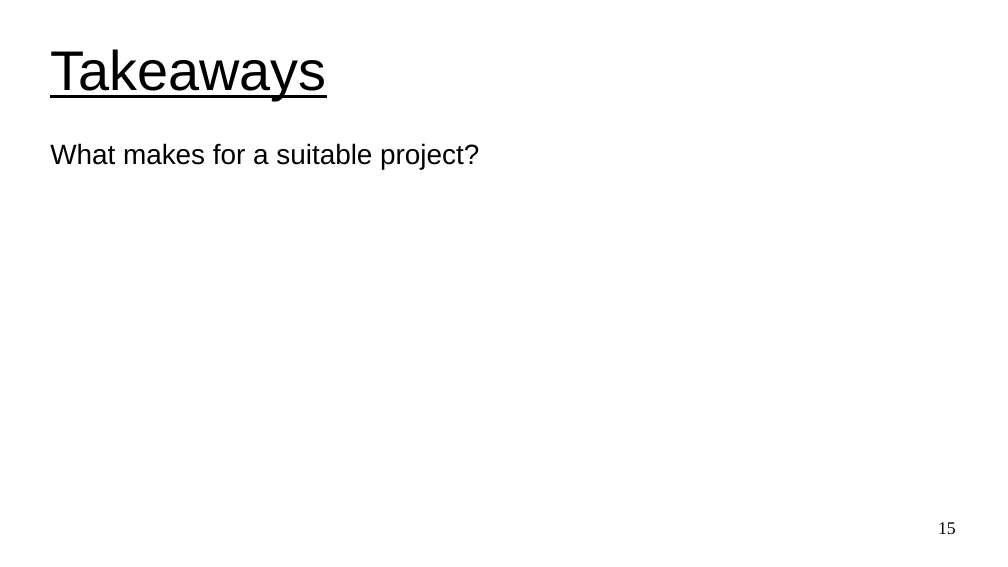
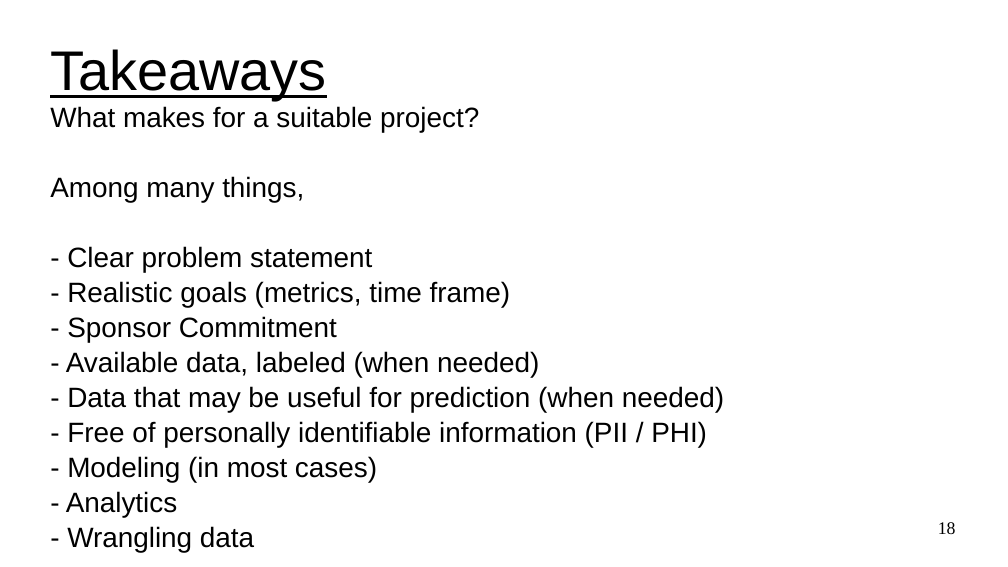
Before and after one commit to UVADS/ds6011, a slide deck: slide 18 of 02_project_discovery.ppt (slide 15 before the commit). Drawn at 1008x567 pixels with LibreOffice and Linux fonts; fonts in the diff are those of the drawing. Boxes give left, top, right and bottom in pixels: in the first picture for what was removed or moved away, otherwise in the second. Text is boxed around its words. In the diff, an @@ line names an element or a change of style, - is before the commit and + after.

Commit message:
added to project discovery

```diff
--- a/02_project_discovery.ppt
+++ b/02_project_discovery.ppt
@@ subtitle removed at [50, 143, 479, 169] @@
-What makes for a suitable project?
@@ subtitle added at [50, 176, 724, 552], 22 pt, text #000000 @@
+What makes for a suitable project?
+Among many things,
+- Clear problem statement
+- Realistic goals (metrics, time frame)
+- Sponsor Commitment
+- Available data, labeled (when needed)
+- Data that may be useful for prediction (when needed)
+- Free of personally identifiable information (PII / PHI)
+- Modeling (in most cases)
+- Analytics
+- Wrangling data
@@ page number at [938, 522, 956, 534]: text changed @@
-15
+18
```
Also in this commit, not shown: 4 other slides changed, 3 slides added, 1 other file.
